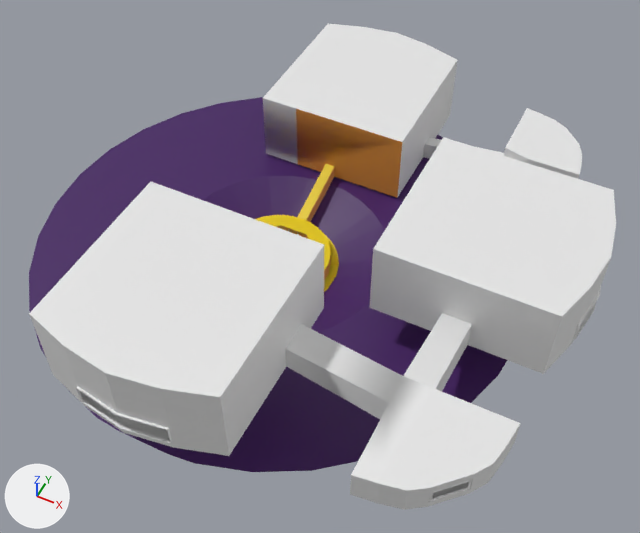
A saved change to the FBX model DualWield/Assets/Scenes/Level3 Geometry/SpaceShipLevel.fbx.
Camera for both pictures: a 50 mm lens placed at (232.0, -392.0, 509.0), pointed at (45.0, -18.0, 43.0). Lighting does not change. The marker at lower left points along +X, +Y and +Z. Vertices at the same position are counted once.

Names of what the first picture shows: 'SpaceShip'.
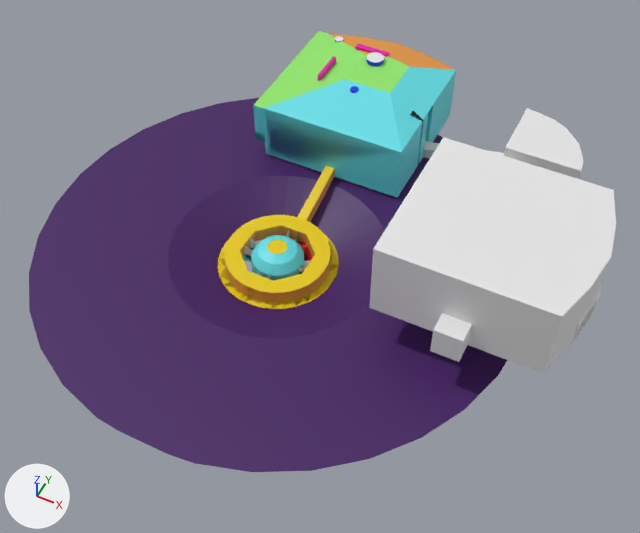
Boxes [x1, y1, x2, y2] around the edits, measured in the pictures (640 x 533 px; the box of a moved part takes in the faces that stretch with it):
'SpaceShip', reshaped (9% shorter)
    before: [29, 24, 616, 510]
    after: [29, 31, 616, 472]
part 1 of me_circle_002, added
    after: [366, 52, 384, 67]
part 2 of me_circle_002, added
    after: [350, 86, 358, 93]
part 3 of me_circle_002, added
    after: [410, 111, 423, 167]
part 4 of me_circle_002, added
    after: [318, 56, 336, 81]
part 5 of me_circle_002, added
    after: [355, 44, 390, 56]
part 6 of me_circle_002, moved or reshaped
    before: [263, 24, 582, 222]
    after: [253, 31, 583, 222]
part 7 of me_circle_002, cut back
    before: [29, 182, 520, 510]
    after: [430, 313, 472, 362]
part 8 of me_circle_002, recoloured
    both: [440, 104, 452, 130]

The change, as a list of edits to the scene's bpy script:
```text
Add mat_accent:
    mat_accent = principled_material('Accent')
    mat_accent.base_color = (0.8, 0.0, 0.402)  # pink #e700aa
Add mat_ceiling_2:
    mat_ceiling_2 = principled_material('Ceiling 2')
    mat_ceiling_2.base_color = (0.289, 0.801, 0.15)  # green #92e76c
Add mat_pilar:
    mat_pilar = principled_material('Pilar')
    mat_pilar.base_color = (0.0, 0.0458, 0.802)  # blue #003ce7
Change me_circle_002:
    used by ob_spaceship; location = (0.0, 0.0, 0.0)
    remove me_circle_002.from_pydata(...)  # 1196 vertices, 1106 faces; spans x -181.0..228.0, y -211.0..220.0, z 0.0..140.0
    add me_circle_002.from_pydata(...)  # 1656 vertices, 1512 faces; spans x -181.0..228.0, y -184.0..220.0, z 0.0..110.0
    me_circle_002 part 1: a new loose piece of 96 vertices spanning x -7.0..7.0, y 165.0..179.0, z 23.0..85.0
    me_circle_002 part 2: a new loose piece of 96 vertices spanning x -3.0..3.0, y 129.0..135.0, z 23.0..80.0
    me_circle_002 part 3: a new loose piece of 78 vertices spanning x 28.0..60.0, y 90.0..134.0, z 23.0..75.0
    me_circle_002 part 4: a new loose piece of 52 vertices spanning x -35.0..-24.0, y 130.0..165.0, z 23.0..81.0, in mat_accent (pink #e700aa)
    me_circle_002 part 5: a new loose piece of 52 vertices spanning x -23.0..9.0, y 173.0..191.0, z 23.0..81.0, in mat_accent (pink #e700aa)
    me_circle_002 part 6: 84 vertices moved from x -59.0..184.0, y 90.0..220.0, z 23.0..80.0 to x -59.0..184.0, y 90.0..220.0, z 22.0..70.0; 59 vertices removed from x -59.0..59.0, y 90.0..219.0, z 23.0..80.0; 177 vertices added at x -68.0..59.0, y 40.0..219.0, z 16.0..81.0
    me_circle_002 part 7: 116 vertices removed from x -60.0..213.0, y -211.0..-80.0, z 68.0..140.0; 4 vertices added at x 144.0..163.0, y -60.0, z 53.0..75.0
    me_circle_002 part 8: 1 face spanning x 59.0, y 172.0..205.0, z 23.0..35.0 switches from mat_blank_material (white #e7e7e7) to mat_wall_1 (cyan #64dfe7)
    add me_circle_002.materials.append(mat_pilar)  # blue #003ce7
    add me_circle_002.materials.append(mat_ceiling_2)  # green #92e76c
    add me_circle_002.materials.append(mat_accent)  # pink #e700aa
```
